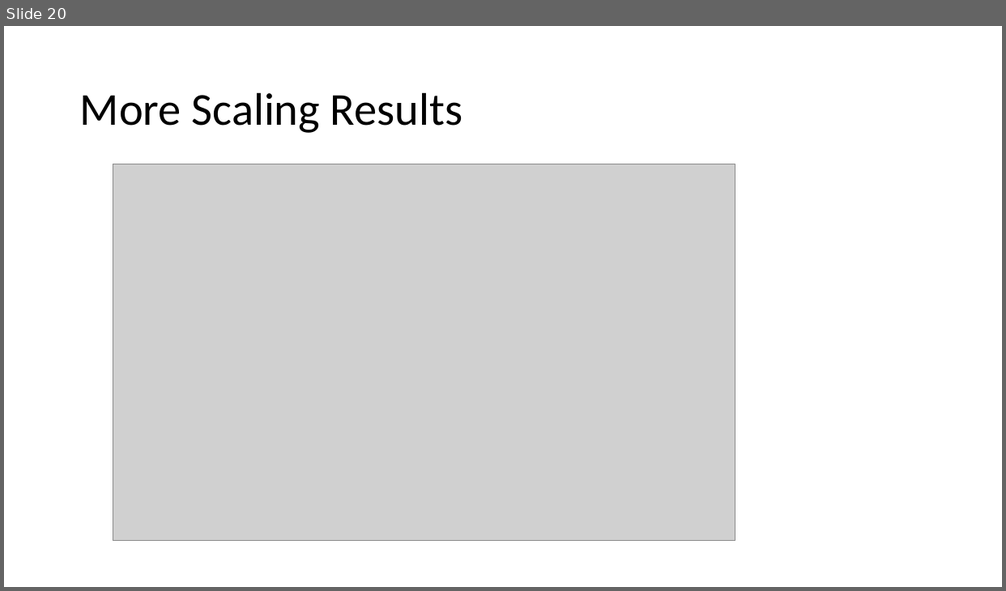
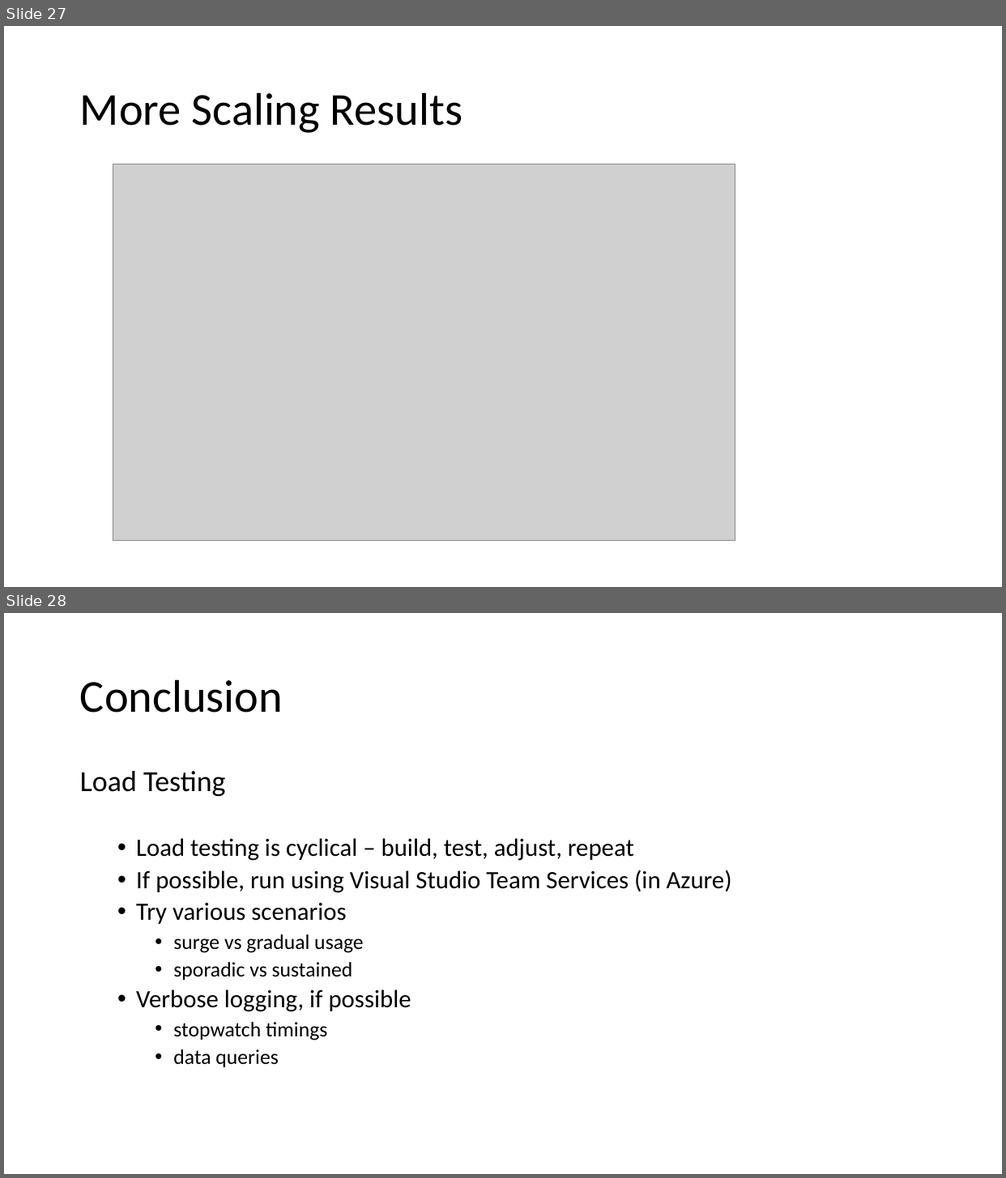
Before and after one commit to mark-doyle/dal-cs-sig, a slide deck: RealWorldScalability/Real World Scalability.pptx. Shown one above the other, each under a label of ours: slide 20 before the commit, slides 27 and 28 after it. The pictures are 1006x591 and 1006x1178 pixels, drawn with LibreOffice and Linux fonts; fonts in the diff are those of the drawing; grey boxes stand for pictures. Boxes give left, top, right and bottom in pixels: in the first picture for what was removed or moved away, otherwise in the second. Text is boxed around its words. In the diff, an @@ line names an element or a change of style, - is before the commit and + after.

```diff
--- a/RealWorldScalability/Real World Scalability.pptx
+++ b/RealWorldScalability/Real World Scalability.pptx
@@ slide 28 added at <box>4,613,1002,1174</box>, background #FFFFFF @@
@@ title added at <box>80,679,283,713</box>, 44 pt, text #000000 @@
+Conclusion
@@ text added at <box>80,771,732,1067</box>, 24 pt, text #000000 @@
+Load Testing
+  • Load testing is cyclical – build, test, adjust, repeat
+  • If possible, run using Visual Studio Team Services (in Azure)
+  • Try various scenarios
+    • surge vs gradual usage
+    • sporadic vs sustained
+  • Verbose logging, if possible
+    • stopwatch timings
+    • data queries
@@ what was slide 20 is now slide 27 @@
```
Also in this commit, not shown: 8 slides changed, 11 other slides added.
